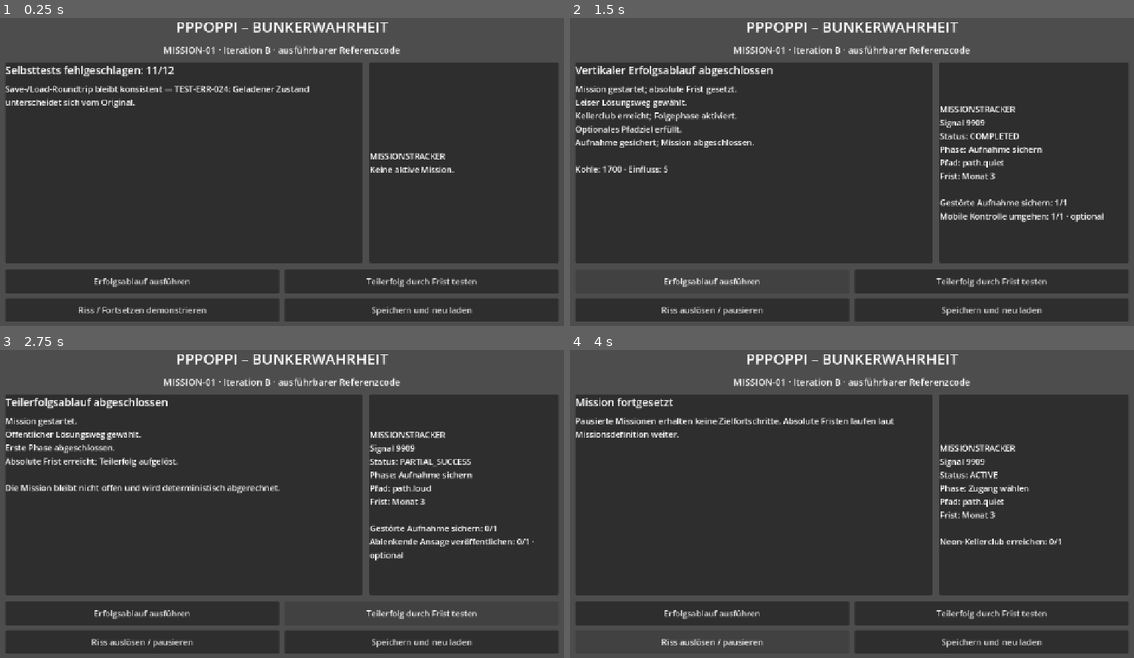
Above: before the commit, frames 1-4 (two rows, left to right).
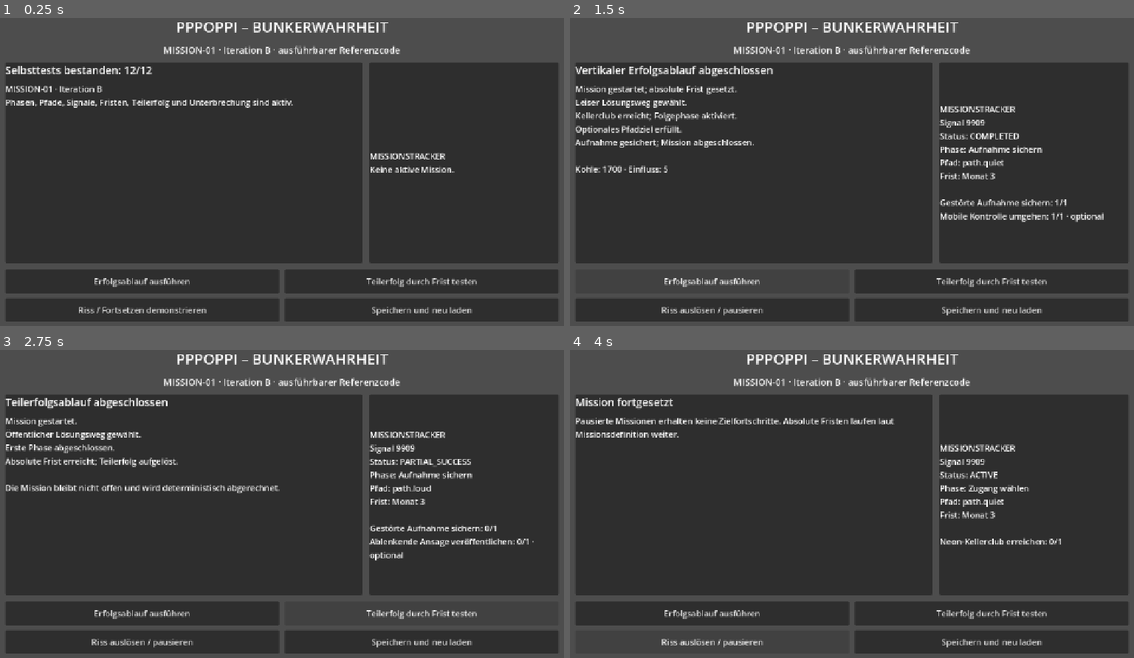
Above: after the commit, the same moments.

Repository: provoware/GAME2026
Game: Godot game, scene res://scenes/main/main.tscn
Two runs of this game, one before a commit and one after it. Both use one fixed random seed, a clock stepped at 60 frames per second and the inputs below.
Inputs:
- Up to frame 1 (0.25 s): no input
- Up to frame 2 (1.5 s): click "Speichern und neu laden" at 0.5 s; click "Erfolgsablauf ausführen" at 1.25 s
- Up to frame 3 (2.75 s): click "Teilerfolg durch Frist testen" at 2 s
- Up to frame 4 (4 s): click "Riss auslösen / pausieren" at 2.75 s; click "Mission fortsetzen" at 3.5 s

The runs differ from the first frame. In frame 1, 1.7% of the frame differs, in the area x 1-55%, y 15-30%; in frame 2, nothing differs; in frame 3, less than 0.1%; in frame 4, less than 0.1%.

Commit message:
fix(save): preserve integral JSON numbers on Godot 4.6 load

Diff:
--- a/scripts/save/save_service.gd
+++ b/scripts/save/save_service.gd
@@ -202,7 +202,32 @@
 		)
 
 	var state := GameSessionState.new()
-	var restore_result := state.restore_from_dict(state_parser.data as Dictionary)
+	# Godot-JSON liest Ganzzahlen als float; ohne Normalisierung ändern sich
+	# Ressourcen, Missionsfortschritt und Journaleinträge beim Roundtrip.
+	var normalized_state := _normalize_json_integral_numbers(state_parser.data)
+	var restore_result := state.restore_from_dict(normalized_state as Dictionary)
 	if not restore_result.ok:
 		return restore_result
 	return GameResult.success(state)
+
+
+# JSON kennt keinen separaten Ganzzahltyp. Nur exakt darstellbare, ganze
+# Zahlen konvertieren; echte Bruchwerte (z. B. Qualitätsgrade) bleiben float.
+# Außerhalb des exakten IEEE-754-Bereichs ist die Präzision nicht garantiert;
+# die Grenzprüfung ist vor einer vollständigen Save-Freigabe zu ergänzen.
+func _normalize_json_integral_numbers(value: Variant) -> Variant:
+	if value is Dictionary:
+		var normalized: Dictionary = {}
+		for key in value:
+			normalized[key] = _normalize_json_integral_numbers(value[key])
+		return normalized
+	if value is Array:
+		var normalized: Array = []
+		for item in value:
+			normalized.append(_normalize_json_integral_numbers(item))
+		return normalized
+	if typeof(value) == TYPE_FLOAT:
+		var number: float = value
+		if absf(number) <= 9007199254740991.0 and number == floorf(number):
+			return int(number)
+	return value
--- a/scripts/tests/save_service_regression_runner.gd
+++ b/scripts/tests/save_service_regression_runner.gd
@@ -28,6 +28,7 @@
 		["Unterbrochene Rotation wird nicht überschrieben", _test_stale_stage],
 		["Vorhandene tmp-Datei wird nicht überschrieben", _test_stale_tmp],
 		["Verwaiste Sicherung wird nicht überschrieben", _test_orphan_backup],
+		["JSON-Ganzzahlen und Bruchwerte bleiben erhalten", _test_json_number_types],
 	]
 	var passed := 0
 	var failures: Array[String] = []
@@ -149,6 +150,29 @@
 	return result
 
 
+
+func _test_json_number_types() -> GameResult:
+	var path := _new_path()
+	var state := GameSessionState.new()
+	state.resources["resource.money"] = 900
+	state.journal.append({"type": "test_metric", "value": 0.75})
+	var service := SaveService.new()
+	var result := service.save_to_path(path, state)
+	if result.ok:
+		var load_result := service.load_from_path(path)
+		if not load_result.ok:
+			result = load_result
+		else:
+			var restored: GameSessionState = load_result.value
+			if typeof(restored.resources["resource.money"]) != TYPE_INT:
+				result = _failure("TEST-SAVE-012", "Ganzzahliger Ressourcenwert wurde zum float.")
+			elif typeof(restored.journal[0]["value"]) != TYPE_FLOAT:
+				result = _failure("TEST-SAVE-013", "Bruchwert wurde fälschlich zu int.")
+			elif restored.journal[0]["value"] != 0.75:
+				result = _failure("TEST-SAVE-014", "Bruchwert wurde verändert.")
+	_cleanup(path)
+	return result
+
 func _new_path() -> String:
 	var folder := "user://_prerelease_save_tests"
 	DirAccess.make_dir_recursive_absolute(ProjectSettings.globalize_path(folder))
Not shown, changed: MANIFEST.json
Not shown, changed: CHANGELOG.md
Not shown, changed: docs/TESTING.md
